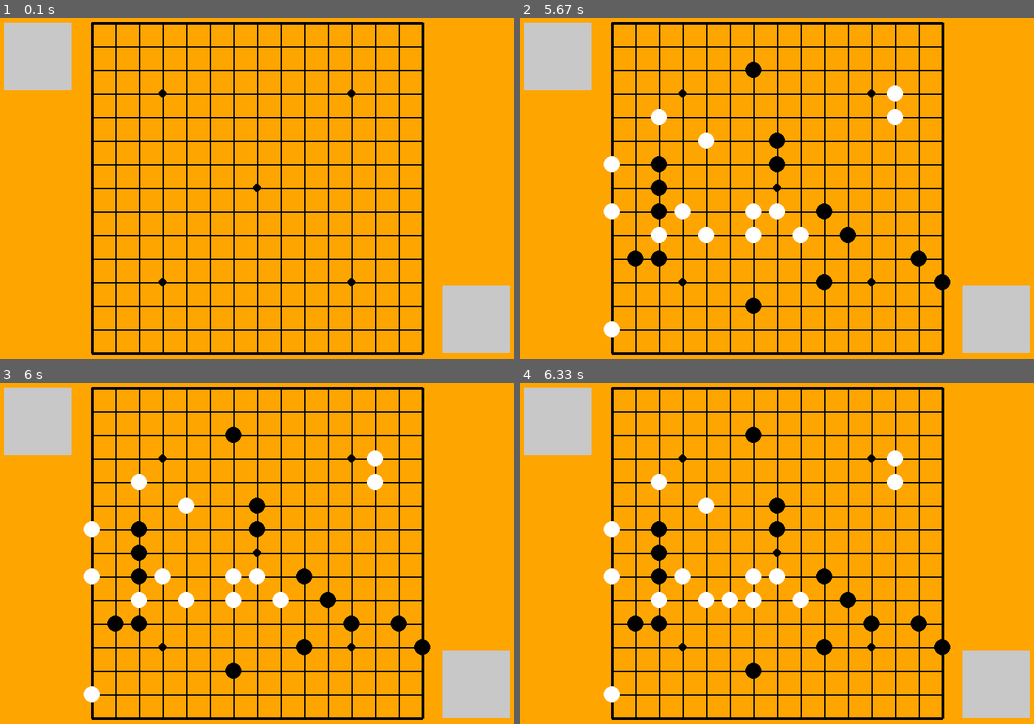
Above: before the commit, frames 1-4 (two rows, left to right).
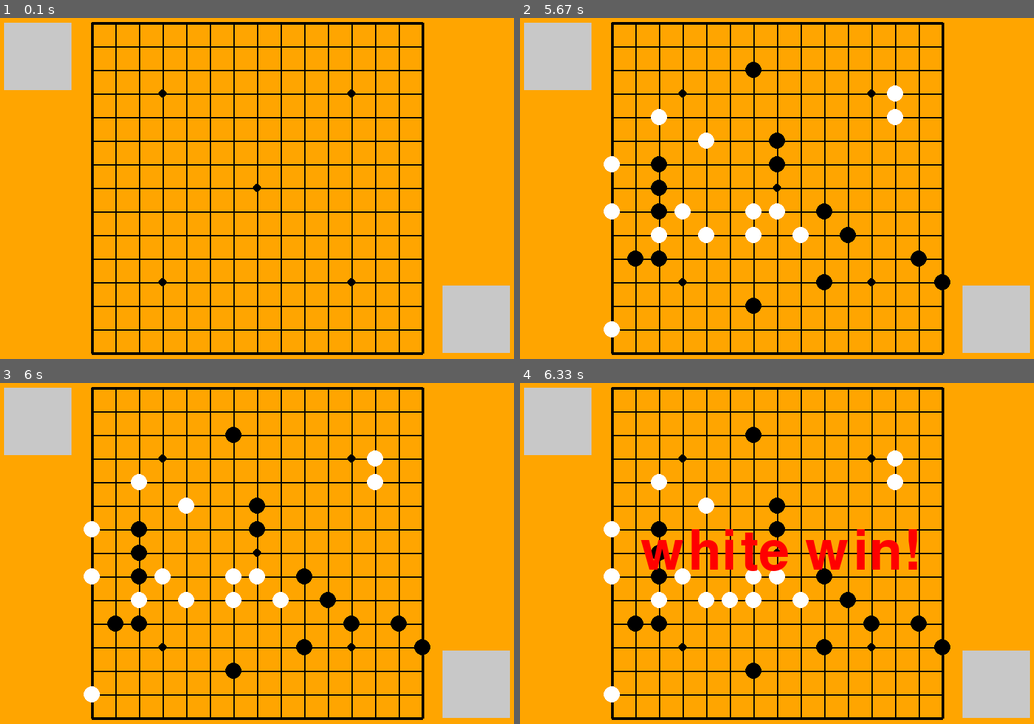
Above: after the commit, the same moments.

Repository: seancheng33/PygameProject
Game: pygame game, started from gobang/gobang.py
The game is run twice, just before and just after one commit, with the same random seed, the same clock (stepped at 60 frames per second) and the same inputs.
Inputs (mouse positions are in pixels of both pictures, inside the frame that each line leads up to):
- Up to frame 1 (0.1 s): no input
- Up to frame 2 (5.67 s): press the mouse at (648, 191) at 0.37 s; move the mouse to (741, 232) at 0.47 s; release the mouse at (833, 277) at 0.6 s; press the mouse at (648, 191) at 0.7 s; move the mouse to (746, 205) at 0.8 s; release the mouse at (843, 222) at 0.93 s; press the mouse at (648, 191) at 1.03 s; move the mouse to (705, 243) at 1.13 s; release the mouse at (756, 294) at 1.27 s; press the mouse at (648, 191) at 1.37 s; move the mouse to (787, 219) at 1.47 s; release the mouse at (920, 249) at 1.6 s; press the mouse at (648, 191) at 1.7 s; move the mouse to (807, 243) at 1.8 s; release the mouse at (967, 294) at 1.93 s; press the mouse at (648, 191) at 2.03 s; move the mouse to (771, 154) at 2.13 s; release the mouse at (895, 116) at 2.27 s; press the mouse at (648, 191) at 2.37 s; move the mouse to (777, 140) at 2.47 s; release the mouse at (900, 89) at 2.6 s; press the mouse at (648, 191) at 2.7 s; move the mouse to (658, 154) at 2.8 s; release the mouse at (663, 116) at 2.93 s; press the mouse at (648, 191) at 3.03 s; move the mouse to (633, 263) at 3.13 s; release the mouse at (617, 338) at 3.27 s; press the mouse at (648, 191) at 3.37 s; move the mouse to (663, 205) at 3.47 s; release the mouse at (674, 219) at 3.6 s; press the mouse at (648, 191) at 3.7 s; move the mouse to (797, 236) at 3.8 s; release the mouse at (946, 283) at 3.93 s; press the mouse at (648, 191) at 4.03 s; move the mouse to (699, 127) at 4.13 s; release the mouse at (746, 65) at 4.27 s; press the mouse at (648, 191) at 4.37 s; move the mouse to (648, 222) at 4.47 s; release the mouse at (648, 256) at 4.6 s; press the mouse at (648, 191) at 4.7 s; move the mouse to (617, 154) at 4.8 s; release the mouse at (581, 116) at 4.93 s; press the mouse at (648, 191) at 5.03 s; move the mouse to (812, 212) at 5.13 s; release the mouse at (977, 236) at 5.27 s; press the mouse at (648, 191) at 5.37 s; move the mouse to (617, 208) at 5.47 s; release the mouse at (581, 229) at 5.6 s
- Up to frame 3 (6 s): press the mouse at (128, 556) at 5.7 s; move the mouse to (246, 584) at 5.8 s; release the mouse at (359, 614) at 5.93 s
- Up to frame 4 (6.33 s): click (720, 608) at 6.05 s

Frames 1-3 are identical in both runs. In frame 4, 2.6% of the frame differs, in the area x 23-78%, y 42-56%.

Commit message:
五子棋落子基本功能完成，可以人人对弈。

Diff:
--- a/gobang/gobang.py
+++ b/gobang/gobang.py
@@ -12,9 +12,11 @@
 BLACK = 0, 0, 0
 ORANGE = 255, 165, 0
 GRAY = 200, 200, 200
+RED = 255,0,0
 
 
 def draw_chess(screen, chess_color, posx, posy):
+    # 绘制棋子，传入的参数包括棋子的颜色和位置
     pygame.draw.circle(screen, chess_color, (posx, posy), 12)
 
 
@@ -49,19 +51,75 @@
     pygame.draw.rect(screen, GRAY, (670, 445, 100, 100))
 
 
+def game_win(chess_array, row, col):
+    # 先获取目前下的棋子位置，然后再判断四个可能有连成一线的方向，如果有一个方向达成5颗棋子或以上的目标，就报游戏胜利。
+    chess = chess_array[row][col]
+
+    # 判断竖
+    same_chess = 0
+    for i in range(5):
+        # 需要控制下标越界的问题
+        if (col + i) < 15 and chess_array[row][col + i] == chess:
+            same_chess += 1
+        if (col - i) > -1 and chess_array[row][col - i] == chess:
+            same_chess += 1
+        if same_chess > 5:
+            return True
+
+    # 判断横
+    same_chess = 0
+    for i in range(5):
+        # 需要控制下标越界的问题
+        if (row + i) < 15 and chess_array[row + i][col] == chess:
+            same_chess += 1
+        if (row - i) > -1 and chess_array[row - i][col] == chess:
+            same_chess += 1
+        if same_chess > 5:
+            return True
+
+    # 判断左斜
+    same_chess = 0
+    for i in range(5):
+        # 需要控制下标越界的问题
+        if (col + i) < 15 and (row + i) < 15 and chess_array[row + i][col + i] == chess:
+            same_chess += 1
+        if (col - i) > -1 and (row - i) > -1 and chess_array[row - i][col - i] == chess:
+            same_chess += 1
+        if same_chess > 5:
+            return True
+
+    # 判断右斜
+    same_chess = 0
+    for i in range(5):
+        # 需要控制下标越界的问题
+        if (col + i) < 15 and (row - i) > -1 and chess_array[row - i][col + i] == chess:
+            same_chess += 1
+        if (col - i) > -1 and (row + i) < 15 and chess_array[row + i][col - i] == chess:
+            same_chess += 1
+        if same_chess > 5:
+            return True
+
+    return False
+
+
 def main():
     pygame.init()
     screen = pygame.display.set_mode((800, 600))
     pygame.display.set_caption('GoBang version 0.4 --Program by seancheng')
 
+    win_font = pygame.font.Font(None, 120)
+    win_str = ''
+
     chess_array = [[0 for i in range(15)] for j in range(15)]  # 存储棋子的状态
-    blackdown = True  # 当前是否为黑子下，这个判断条件有多种用途，用在判断现在改谁下子，以及谁下子后获得了胜利。
+    isblack = True  # 当前是否为黑子下，这个判断条件有多种用途，用在判断现在是谁落子，以及谁落子后获得了胜利。
+    iswin = False
 
     while True:
-        screen.fill(ORANGE)
+        screen.fill(ORANGE)  # 绘制背景的颜色
         draw_player_icon(screen)
         draw_chessboard(screen)
 
+        # 绘制出游戏中的各棋子位置
         for col in range(len(chess_array)):
             for row in range(len(chess_array[col])):
                 if chess_array[row][col] == 1:
@@ -89,14 +147,26 @@
                 row = (mouseX - 150 - 15) // 35 + 1
                 col = (mouseY - 55 - 15) // 35 + 1
                 # row和col必须是在0~14之间，不然就会报列表越界异常。
-                if -1 < row < 15 and -1 < col < 15 and chess_array[row][col] == 0:
-                    if blackdown:
+                if not iswin and -1 < row < 15 and -1 < col < 15 and chess_array[row][col] == 0:
+                    if isblack:
                         chess_array[row][col] = 1
-                        blackdown = False
+                        if game_win(chess_array, row, col):
+                            win_str = 'black win!'
+                            iswin = True
+                        isblack = False
                     else:
                         chess_array[row][col] = 2
-                        blackdown = True
-                # print(row, col)
+                        if game_win(chess_array, row, col):
+                            win_str = 'white win!'
+                            iswin = True
+                        isblack = True
+
+        # 如果游戏胜利，就显示胜利的画面
+        if iswin:
+            winstr = win_font.render(win_str, True, RED)
+            winstrRect = winstr.get_rect()
+            winstrRect.center = 400, 300
+            screen.blit(winstr, winstrRect)
 
         pygame.time.Clock().tick(150)
         pygame.display.update()
